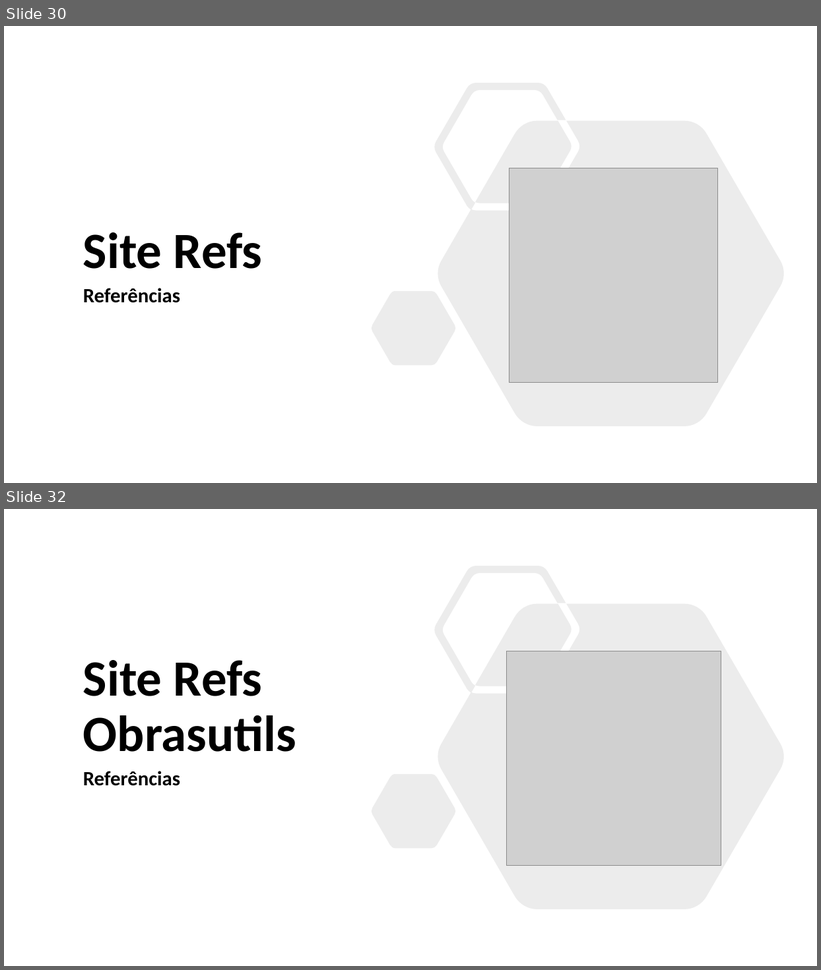
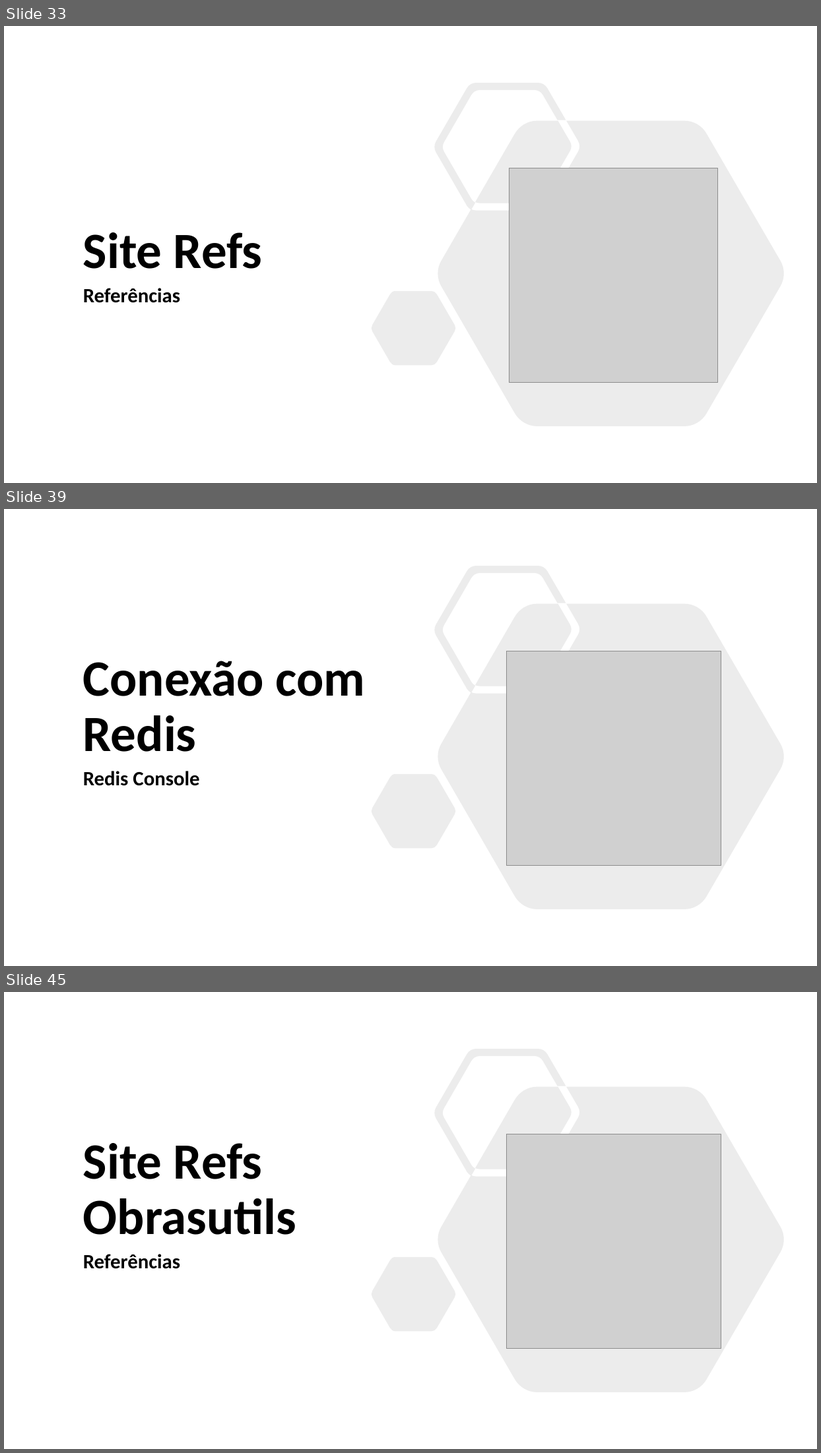
Before and after one commit to enogrob/research-obras-devtools, a slide deck: obras/obras-devtools.pptx. Shown one above the other, each under a label of ours: slides 30 and 32 before the commit, slides 33, 39 and 45 after it; the slides between them are not shown. The pictures are 821x970 and 821x1453 pixels, drawn with LibreOffice and Linux fonts; fonts in the diff are those of the drawing; grey boxes stand for pictures; background and template pictures are left out. Boxes give left, top, right and bottom in pixels: in the first picture for what was removed or moved away, otherwise in the second. Text is boxed around its words. In the diff, an @@ line names an element or a change of style, - is before the commit and + after.

```diff
--- a/obras/obras-devtools.pptx
+++ b/obras/obras-devtools.pptx
@@ slide 39 added at <box>4,509,817,966</box>, background #FFFFFF @@
@@ freeform shape added at <box>372,566,784,910</box>, fill #808080 at 15% opacity @@
@@ title added at <box>83,661,366,752</box>, 60 pt, text #000000, bold @@
+Conexão com Redis
@@ picture added at <box>507,651,721,866</box> @@
@@ subtitle added at <box>83,771,199,786</box>, 24 pt, text #000000, bold @@
+Redis Console
@@ what was slide 30 is now slide 33 @@
@@ what was slide 32 is now slide 45 @@
```
Also in this commit, not shown: 19 slides changed, 12 other slides added.
